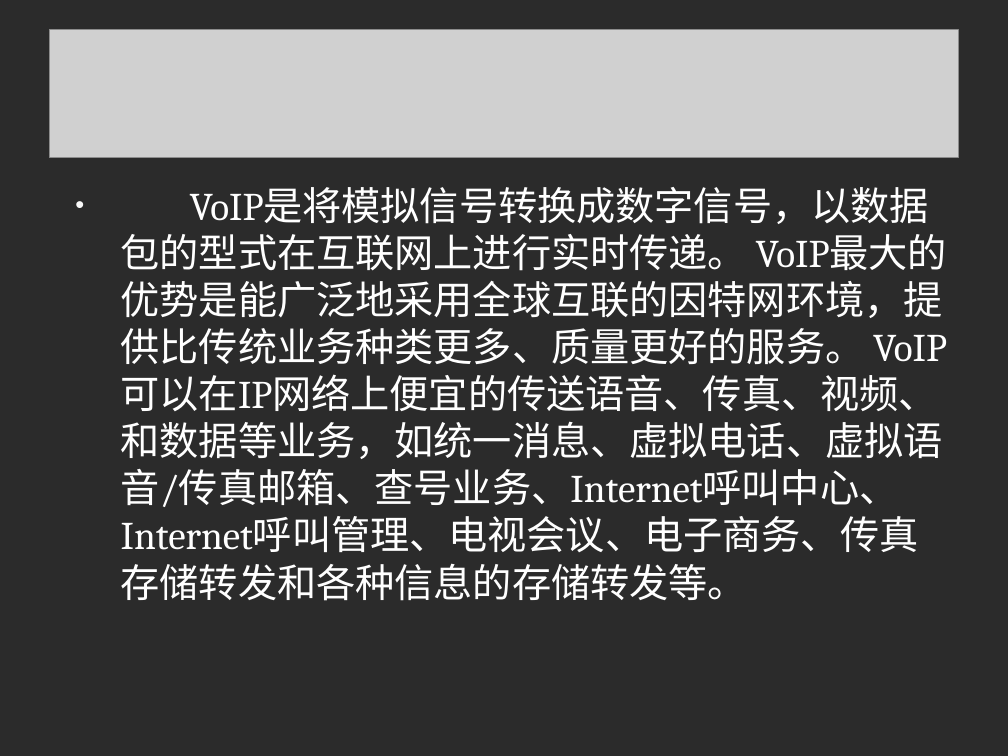
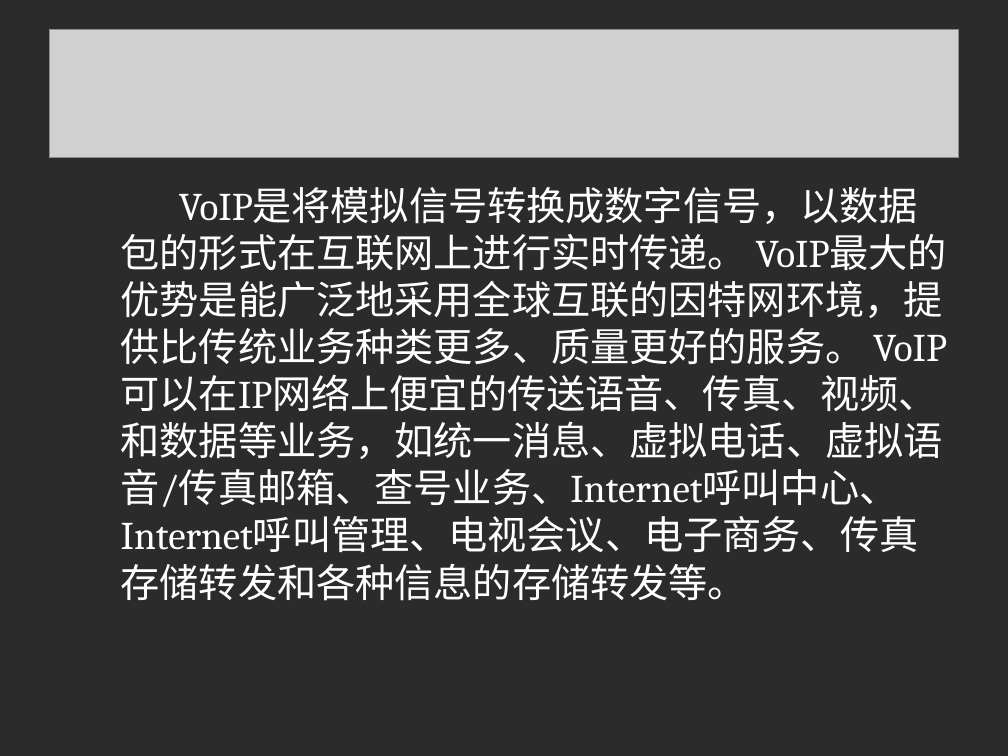
Before and after one commit to linuxsky/sip-alg, a slide deck: slide 2 of design-documents/SIP-ALG解决方案答辩.ppt. Drawn at 1008x756 pixels with LibreOffice and Linux fonts; fonts in the diff are those of the drawing; grey boxes stand for pictures; background and template pictures are left out; a plain dark background stands for a picture behind light text. Boxes give left, top, right and bottom in pixels: in the first picture for what was removed or moved away, otherwise in the second. Text is boxed around its words. In the diff, an @@ line names an element or a change of style, - is before the commit and + after.

```diff
--- a/design-documents/SIP-ALG解决方案答辩.ppt
+++ b/design-documents/SIP-ALG解决方案答辩.ppt
@@ text at (x1=121, y1=187, x2=943, y2=601): text changed @@
-• VoIP是将模拟信号转换成数字信号，以数据包的型式在互联网上进行实时传递。 VoIP最大的优势是能广泛地采用全球互联的因特网环境，提供比传统业务种类更多、质量更好的服务。 VoIP可以在IP网络上便宜的传送语音、传真、视频、和数据等业务，如统一消息、虚拟电话、虚拟语音/传真邮箱、查号业务、Internet呼叫中心、Internet呼叫管理、电视会议、电子商务、传真存储转发和各种信息的存储转发等。
+VoIP是将模拟信号转换成数字信号，以数据包的形式在互联网上进行实时传递。 VoIP最大的优势是能广泛地采用全球互联的因特网环境，提供比传统业务种类更多、质量更好的服务。 VoIP可以在IP网络上便宜的传送语音、传真、视频、和数据等业务，如统一消息、虚拟电话、虚拟语音/传真邮箱、查号业务、Internet呼叫中心、Internet呼叫管理、电视会议、电子商务、传真存储转发和各种信息的存储转发等。
```
Also in this commit, not shown: 4 other slides changed, 6 slides added, 1 slide removed.
